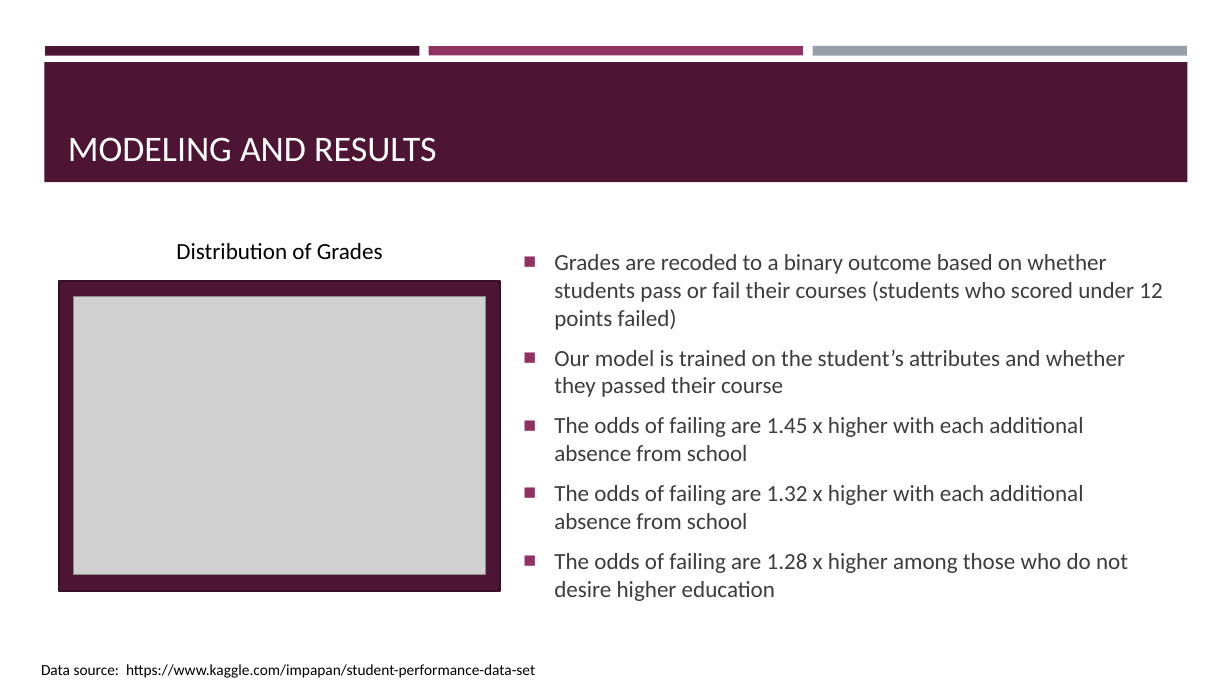
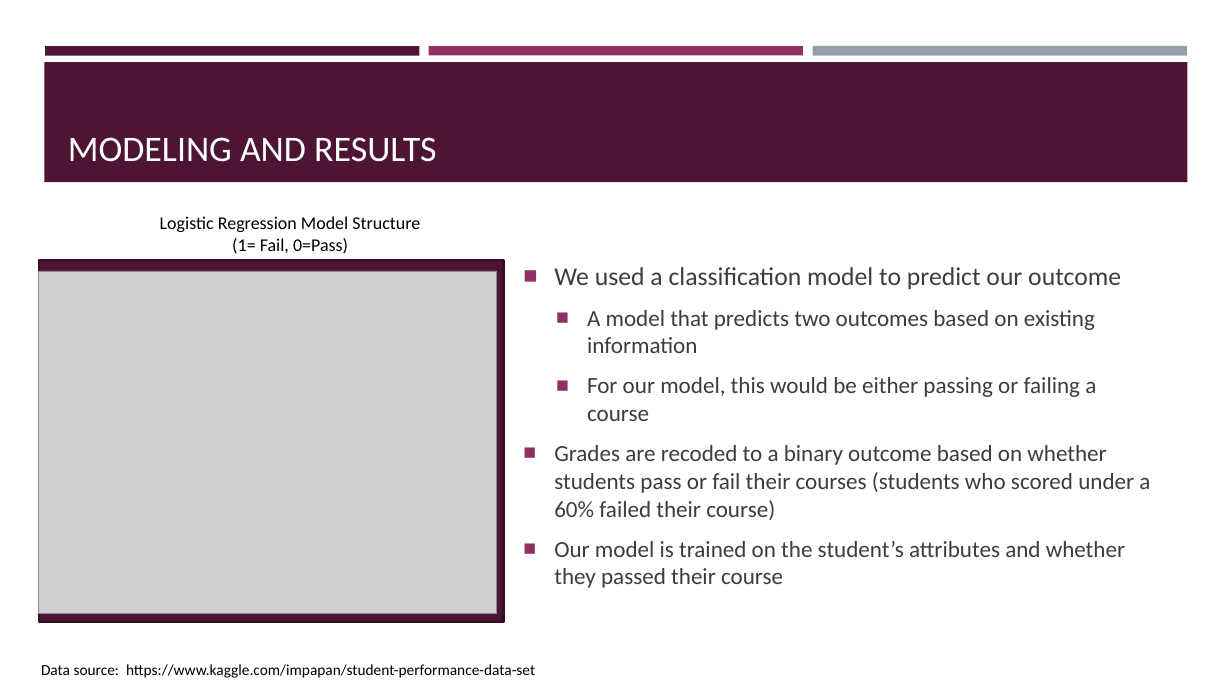
Before and after one commit to sabinabains/dsc-phase-3-project, a slide deck: slide 5 of dsc-phase-3-project-presentation 3.28.pptx. Drawn at 1232x693 pixels with LibreOffice and Linux fonts; fonts in the diff are those of the drawing; grey boxes stand for pictures. Boxes give left, top, right and bottom in pixels: in the first picture for what was removed or moved away, otherwise in the second. Text is boxed around its words. In the diff, an @@ line names an element or a change of style, - is before the commit and + after.

Commit message:
updated presentation

```diff
--- a/dsc-phase-3-project-presentation 3.28.pptx
+++ b/dsc-phase-3-project-presentation 3.28.pptx
@@ text at box(160, 216, 420, 254): text changed; size 18 to 14 pt @@
-Distribution of Grades
+Logistic Regression Model Structure
+(1= Fail, 0=Pass)
@@ rectangle: place and size @@
-rectangle at box(59, 281, 501, 592)
+rectangle at box(39, 260, 504, 622)
@@ text at box(554, 267, 1150, 520): text changed @@
-■ Grades are recoded to a binary outcome based on whether students pass or fail their courses (students who scored under 12 points failed)
+■ We used a classification model to predict our outcome
+  ■ A model that predicts two outcomes based on existing information
+  ■ For our model, this would be either passing or failing a course
+■ Grades are recoded to a binary outcome based on whether students pass or fail their courses (students who scored under a 60% failed their course)
@@ picture: place and size @@
-picture at box(73, 297, 486, 575)
+picture at box(39, 271, 496, 614)
@@ text at box(554, 417, 1128, 601): paragraphs removed @@
-■ The odds of failing are 1.45 x higher with each additional absence from school
-■ The odds of failing are 1.32 x higher with each additional absence from school
-■ The odds of failing are 1.28 x higher among those who do not desire higher education
```
Also in this commit, not shown: 5 other slides changed, 3 slides added, 2 other files.
